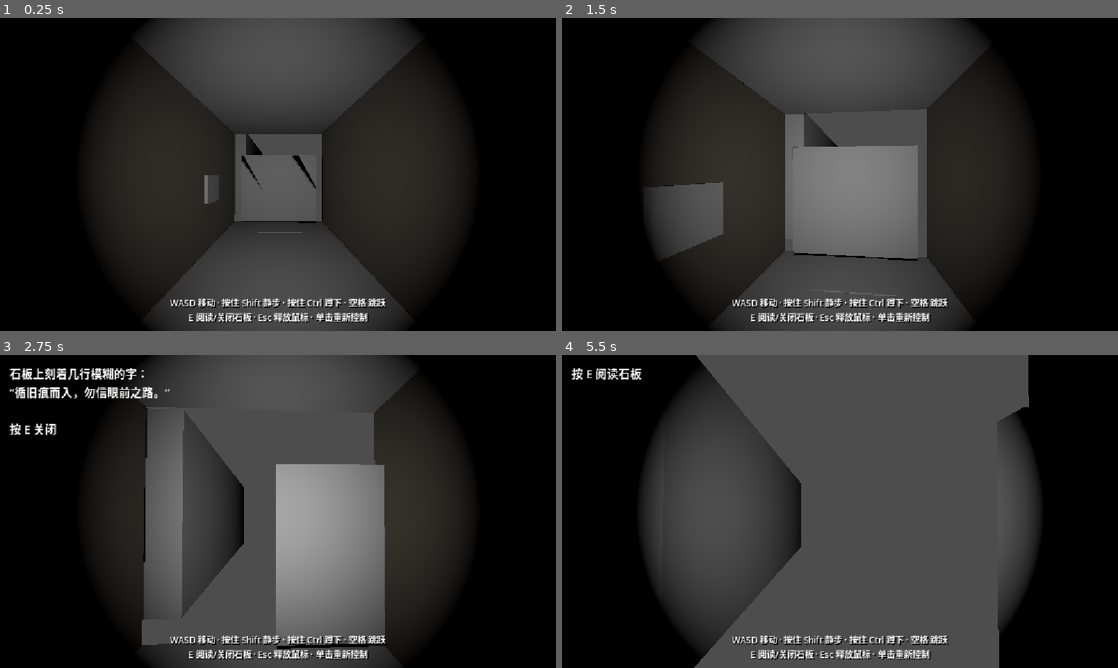
Above: before the commit, frames 1-4 (two rows, left to right).
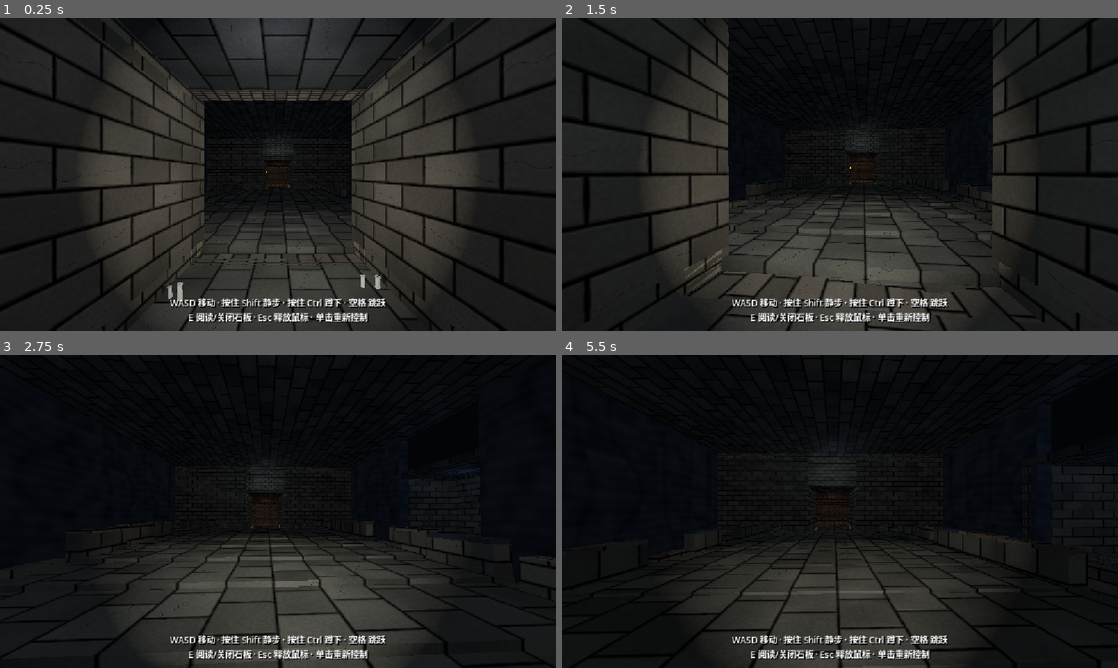
Above: after the commit, the same moments.

Repository: Baron0224/Three-Feet-Under
Game: Godot game, scene res://tomb_corridor.tscn
Two runs of this game, one before a commit and one after it. Both use one fixed random seed, a clock stepped at 60 frames per second and the inputs below. Before the commit the project starts from res://main.tscn.
Inputs (mouse positions are in pixels of both pictures, inside the frame that each line leads up to):
- Up to frame 1 (0.25 s): no input
- Up to frame 2 (1.5 s): tap Enter at 0.5 s; move the mouse to (867, 174) at 0.52 s; press the mouse at (867, 174) at 0.53 s; hold W (move_forward) from 0.53 s (still down); tap Space (jump) at 0.77 s; move the mouse to (812, 174) at 1.27 s; release the mouse at (812, 174) at 1.28 s; tap Ctrl (crouch) at 1.35 s; click (812, 174) at 1.42 s
- Up to frame 3 (2.75 s): keep holding W (move_forward); tap Space (jump) at 1.52 s; move the mouse to (289, 505) at 2.02 s; hold E (interact) from 2.03 s (still down); click (289, 505) at 2.17 s
- Up to frame 4 (5.5 s): keep holding W (move_forward); move the mouse to (834, 517) at 2.77 s; release E (interact) at 2.78 s; tap Shift (sneak) at 2.85 s; click (834, 517) at 2.92 s; tap Space (jump) at 3.02, 3.77, 4.52 s; move the mouse to (878, 514) at 3.52 s; press the mouse at (878, 514) at 3.53 s; move the mouse to (795, 508) at 4.27 s; release the mouse at (795, 508) at 4.28 s; tap Ctrl (crouch) at 4.35 s; click (795, 508) at 4.42 s; move the mouse to (845, 511) at 5.02 s; hold E (interact) from 5.03 s (still down); click (845, 511) at 5.17 s

The runs differ from the first frame. In frame 1, 58% of the frame differs, in the area x 0-100%, y 0-100%; in frame 2, 64%; in frame 3, 49%; in frame 4, 57%.

Commit message:
chore: temp spawn east of torch-lever wall (bridge side)
Player at (15,1.2,-30), past TorchLeverWall @12.35 toward Chasm07/bridge,
not hub side. Point F5 main_scene at tomb_corridor. Local only.

Diff:
--- a/three-feet-under/project.godot
+++ b/three-feet-under/project.godot
@@ -11,7 +11,7 @@
 [application]
 
 config/name="Three Feet Under"
-run/main_scene="uid://do7604my6ffoh"
+run/main_scene="uid://5qi0te5chra2"
 config/features=PackedStringArray("4.7", "GL Compatibility")
 config/icon="res://icon.svg"
 
@@ -24,47 +24,58 @@
 
 move_forward={
 "deadzone": 0.2,
-"events": [Object(InputEventKey,"physical_keycode":87)]
+"events": [Object(InputEventKey,"resource_local_to_scene":false,"resource_name":"","device":16,"window_id":0,"alt_pressed":false,"shift_pressed":false,"ctrl_pressed":false,"meta_pressed":false,"pressed":false,"keycode":0,"physical_keycode":87,"key_label":0,"unicode":0,"location":0,"echo":false,"script":null)
+]
 }
 move_back={
 "deadzone": 0.2,
-"events": [Object(InputEventKey,"physical_keycode":83)]
+"events": [Object(InputEventKey,"resource_local_to_scene":false,"resource_name":"","device":16,"window_id":0,"alt_pressed":false,"shift_pressed":false,"ctrl_pressed":false,"meta_pressed":false,"pressed":false,"keycode":0,"physical_keycode":83,"key_label":0,"unicode":0,"location":0,"echo":false,"script":null)
+]
 }
 move_left={
 "deadzone": 0.2,
-"events": [Object(InputEventKey,"physical_keycode":65)]
+"events": [Object(InputEventKey,"resource_local_to_scene":false,"resource_name":"","device":16,"window_id":0,"alt_pressed":false,"shift_pressed":false,"ctrl_pressed":false,"meta_pressed":false,"pressed":false,"keycode":0,"physical_keycode":65,"key_label":0,"unicode":0,"location":0,"echo":false,"script":null)
+]
 }
 move_right={
 "deadzone": 0.2,
-"events": [Object(InputEventKey,"physical_keycode":68)]
+"events": [Object(InputEventKey,"resource_local_to_scene":false,"resource_name":"","device":16,"window_id":0,"alt_pressed":false,"shift_pressed":false,"ctrl_pressed":false,"meta_pressed":false,"pressed":false,"keycode":0,"physical_keycode":68,"key_label":0,"unicode":0,"location":0,"echo":false,"script":null)
+]
 }
 sneak={
 "deadzone": 0.2,
-"events": [Object(InputEventKey,"physical_keycode":4194325)]
+"events": [Object(InputEventKey,"resource_local_to_scene":false,"resource_name":"","device":16,"window_id":0,"alt_pressed":false,"shift_pressed":false,"ctrl_pressed":false,"meta_pressed":false,"pressed":false,"keycode":0,"physical_keycode":4194325,"key_label":0,"unicode":0,"location":0,"echo":false,"script":null)
+]
 }
 crouch={
 "deadzone": 0.2,
-"events": [Object(InputEventKey,"physical_keycode":4194326)]
+"events": [Object(InputEventKey,"resource_local_to_scene":false,"resource_name":"","device":16,"window_id":0,"alt_pressed":false,"shift_pressed":false,"ctrl_pressed":false,"meta_pressed":false,"pressed":false,"keycode":0,"physical_keycode":4194326,"key_label":0,"unicode":0,"location":0,"echo":false,"script":null)
+]
 }
 jump={
 "deadzone": 0.2,
-"events": [Object(InputEventKey,"physical_keycode":32)]
+"events": [Object(InputEventKey,"resource_local_to_scene":false,"resource_name":"","device":16,"window_id":0,"alt_pressed":false,"shift_pressed":false,"ctrl_pressed":false,"meta_pressed":false,"pressed":false,"keycode":0,"physical_keycode":32,"key_label":0,"unicode":0,"location":0,"echo":false,"script":null)
+]
 }
 interact={
 "deadzone": 0.2,
-"events": [Object(InputEventKey,"physical_keycode":69)]
+"events": [Object(InputEventKey,"resource_local_to_scene":false,"resource_name":"","device":16,"window_id":0,"alt_pressed":false,"shift_pressed":false,"ctrl_pressed":false,"meta_pressed":false,"pressed":false,"keycode":0,"physical_keycode":69,"key_label":0,"unicode":0,"location":0,"echo":false,"script":null)
+]
 }
 release_mouse={
 "deadzone": 0.2,
-"events": [Object(InputEventKey,"physical_keycode":4194305)]
+"events": [Object(InputEventKey,"resource_local_to_scene":false,"resource_name":"","device":16,"window_id":0,"alt_pressed":false,"shift_pressed":false,"ctrl_pressed":false,"meta_pressed":false,"pressed":false,"keycode":0,"physical_keycode":4194305,"key_label":0,"unicode":0,"location":0,"echo":false,"script":null)
+]
 }
 retry_level={
 "deadzone": 0.2,
-"events": [Object(InputEventKey,"physical_keycode":82)]
+"events": [Object(InputEventKey,"resource_local_to_scene":false,"resource_name":"","device":16,"window_id":0,"alt_pressed":false,"shift_pressed":false,"ctrl_pressed":false,"meta_pressed":false,"pressed":false,"keycode":0,"physical_keycode":82,"key_label":0,"unicode":0,"location":0,"echo":false,"script":null)
+]
 }
 capture_mouse={
 "deadzone": 0.2,
-"events": [Object(InputEventMouseButton,"button_index":1)]
+"events": [Object(InputEventMouseButton,"resource_local_to_scene":false,"resource_name":"","device":32,"window_id":0,"alt_pressed":false,"shift_pressed":false,"ctrl_pressed":false,"meta_pressed":false,"button_mask":0,"position":Vector2(0, 0),"global_position":Vector2(0, 0),"factor":1.0,"button_index":1,"canceled":false,"pressed":false,"double_click":false,"script":null)
+]
 }
 
 [physics]
--- a/three-feet-under/tomb_corridor.tscn
+++ b/three-feet-under/tomb_corridor.tscn
@@ -2475,7 +2475,7 @@
 transform = Transform3D(1, 0, 0, 0, 1, 0, 0, 0, 1, 0, 2.41, 17.55)
 
 [node name="player" type="CharacterBody3D" parent="." unique_id=144523109]
-transform = Transform3D(0, 0, -1, 0, 1, 0, 1, 0, 0, 18.5, 1.2, -30)
+transform = Transform3D(0, 0, -1, 0, 1, 0, 1, 0, 0, 15.0, 1.2, -30)
 script = ExtResource("1_et3i4")
 
 [node name="CollisionShape3D" type="CollisionShape3D" parent="player" unique_id=2089584757]
@@ -4331,7 +4331,7 @@
 lever_on_right = false
 
 [node name="TorchLeverWallTestSpawn" type="Marker3D" parent="."]
-transform = Transform3D(0, 0, -1, 0, 1, 0, 1, 0, 0, 18.5, 1.2, -30)
+transform = Transform3D(0, 0, -1, 0, 1, 0, 1, 0, 0, 15.0, 1.2, -30)
 
 
 [node name="DilapidatedBridge" parent="." instance=ExtResource("DilapidatedBridge")]
@@ -4343,7 +4343,7 @@
 allow_future_collapse = true
 
 [node name="DilapidatedBridgeTestSpawn" type="Marker3D" parent="."]
-transform = Transform3D(0, 0, -1, 0, 1, 0, 1, 0, 0, 18.5, 1.2, -30)
+transform = Transform3D(0, 0, -1, 0, 1, 0, 1, 0, 0, 15.0, 1.2, -30)
 
 [node name="EastWing" type="Node3D" parent="." unique_id=392047440]
 transform = Transform3D(1.5, 0, 0, 0, 1.5, 0, 0, 0, 1.5, 0, 0, 0)
